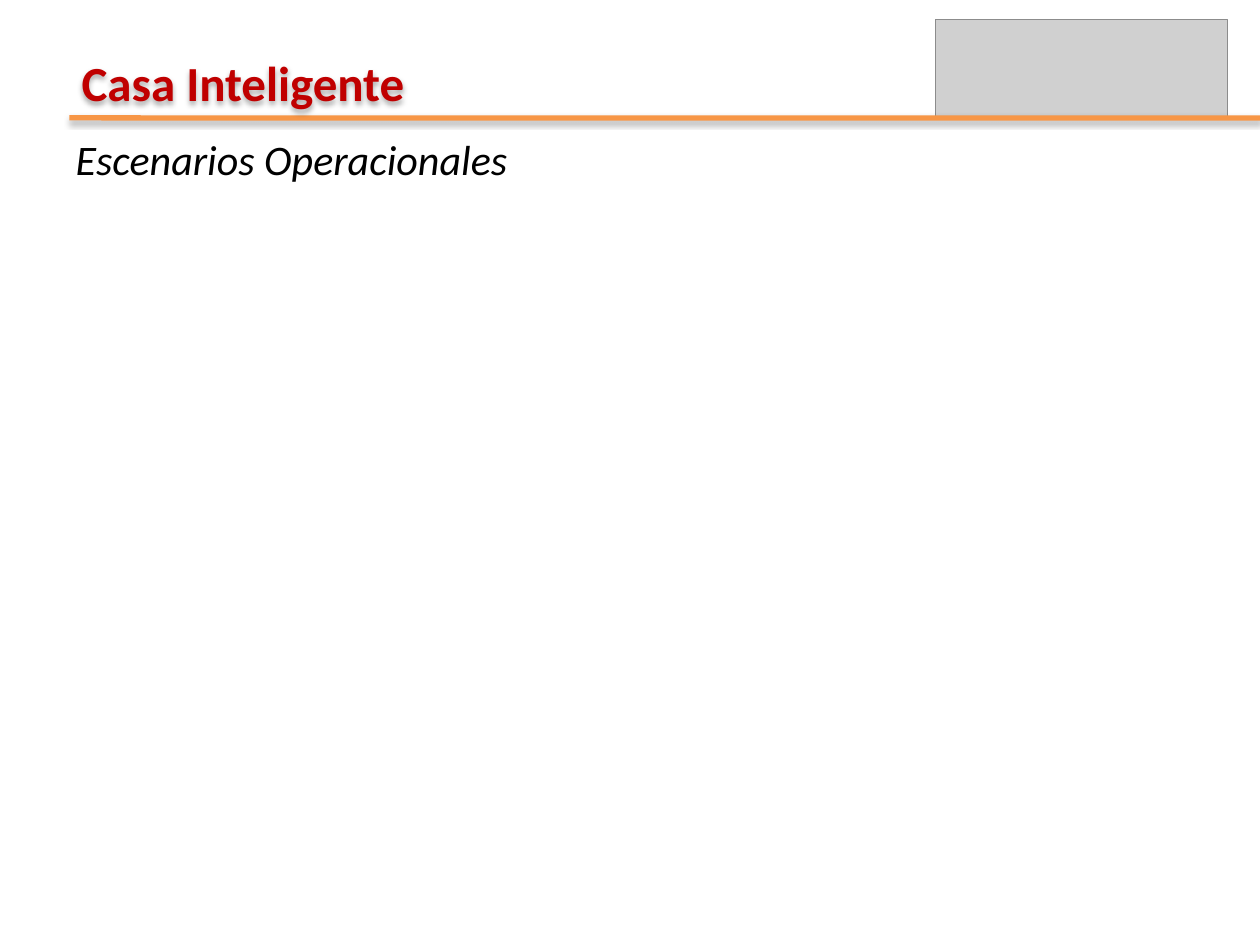
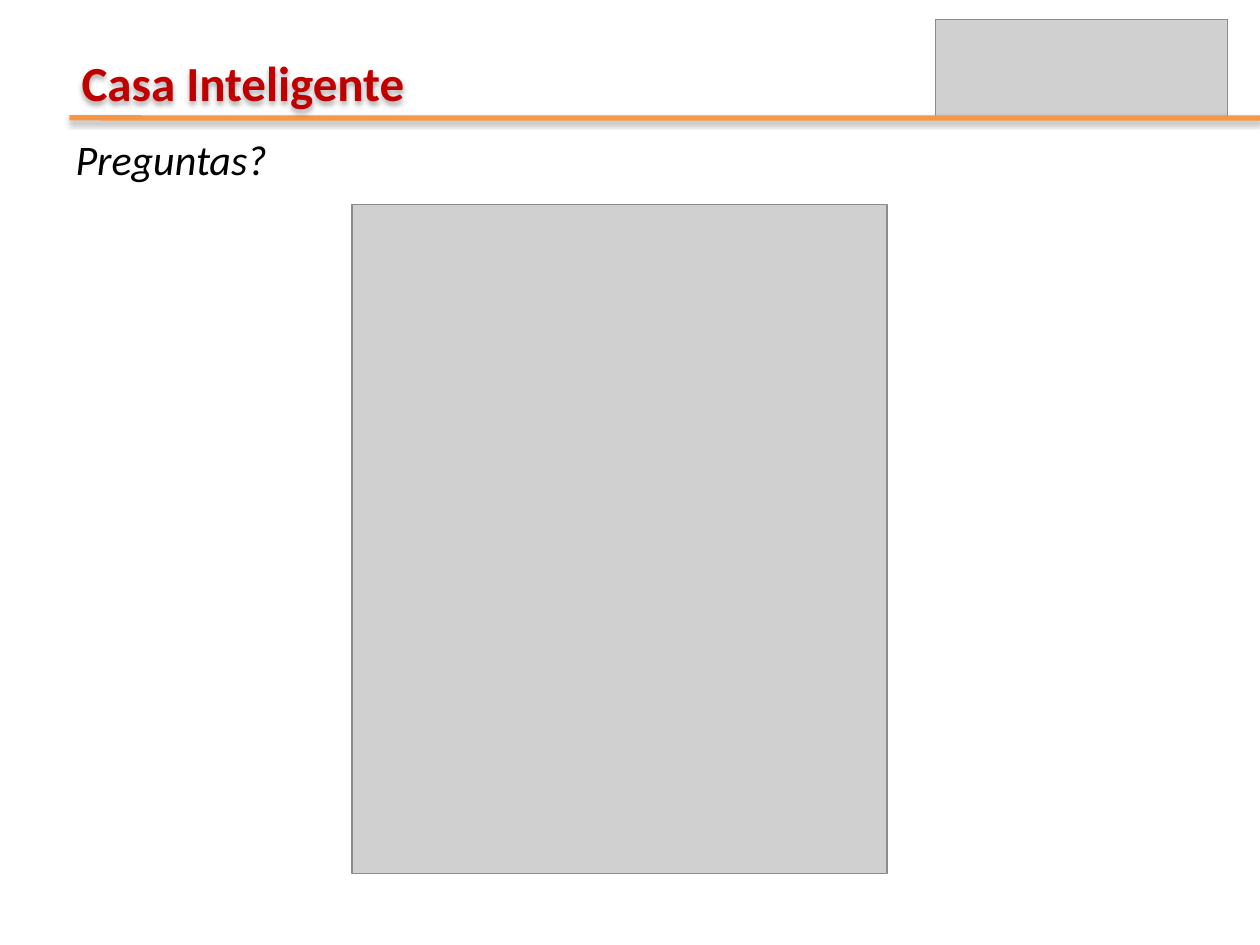
Before and after one commit to leseroth/ingenium-managment, a slide deck: slide 13 of CSOF5204 Arquitectura de Software/0609SegundaEntregaSAD.pptx (slide 12 before the commit). Drawn at 1260x945 pixels with LibreOffice and Linux fonts; fonts in the diff are those of the drawing; grey boxes stand for pictures. Boxes give left, top, right and bottom in pixels: in the first picture for what was removed or moved away, otherwise in the second. Text is boxed around its words. In the diff, an @@ line names an element or a change of style, - is before the commit and + after.

```diff
--- a/CSOF5204 Arquitectura de Software/0609SegundaEntregaSAD.pptx
+++ b/CSOF5204 Arquitectura de Software/0609SegundaEntregaSAD.pptx
@@ text at [76,146,267,183]: text changed @@
-Escenarios Operacionales
+Preguntas?
@@ picture added at [353,204,888,873] @@
```
Also in this commit, not shown: 6 other slides changed, 5 slides added, 4 slides removed.
